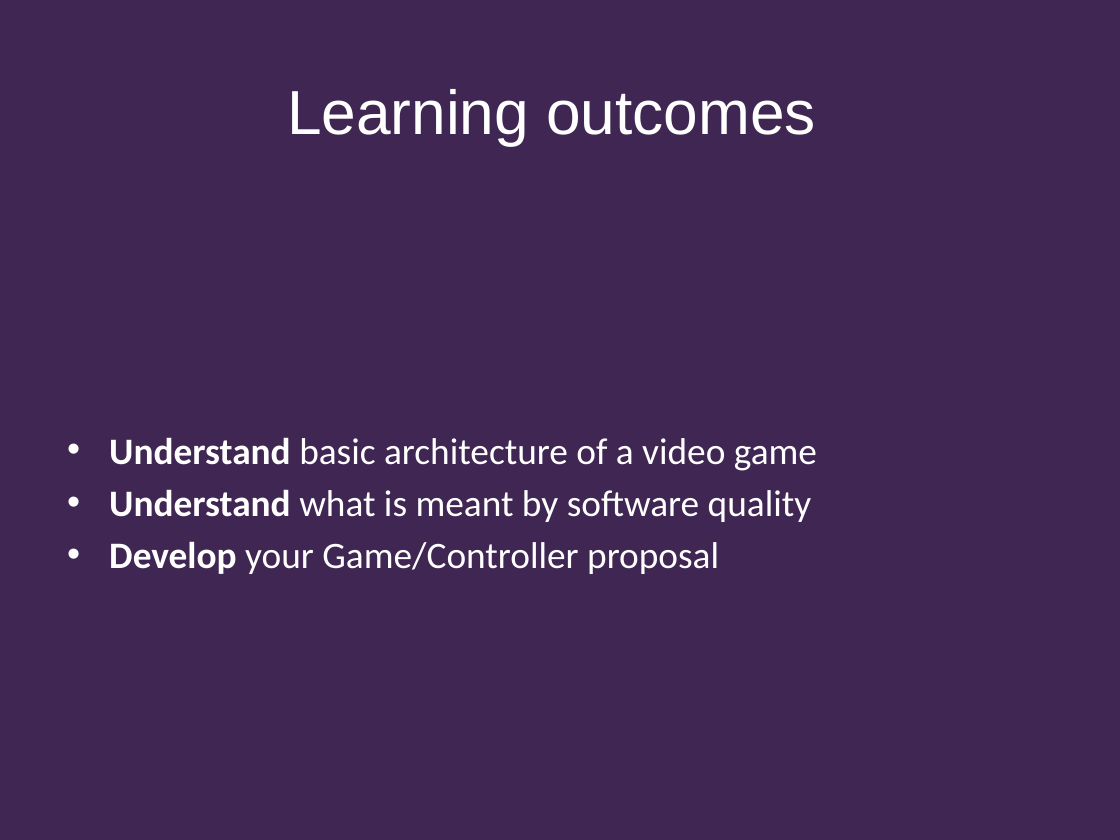
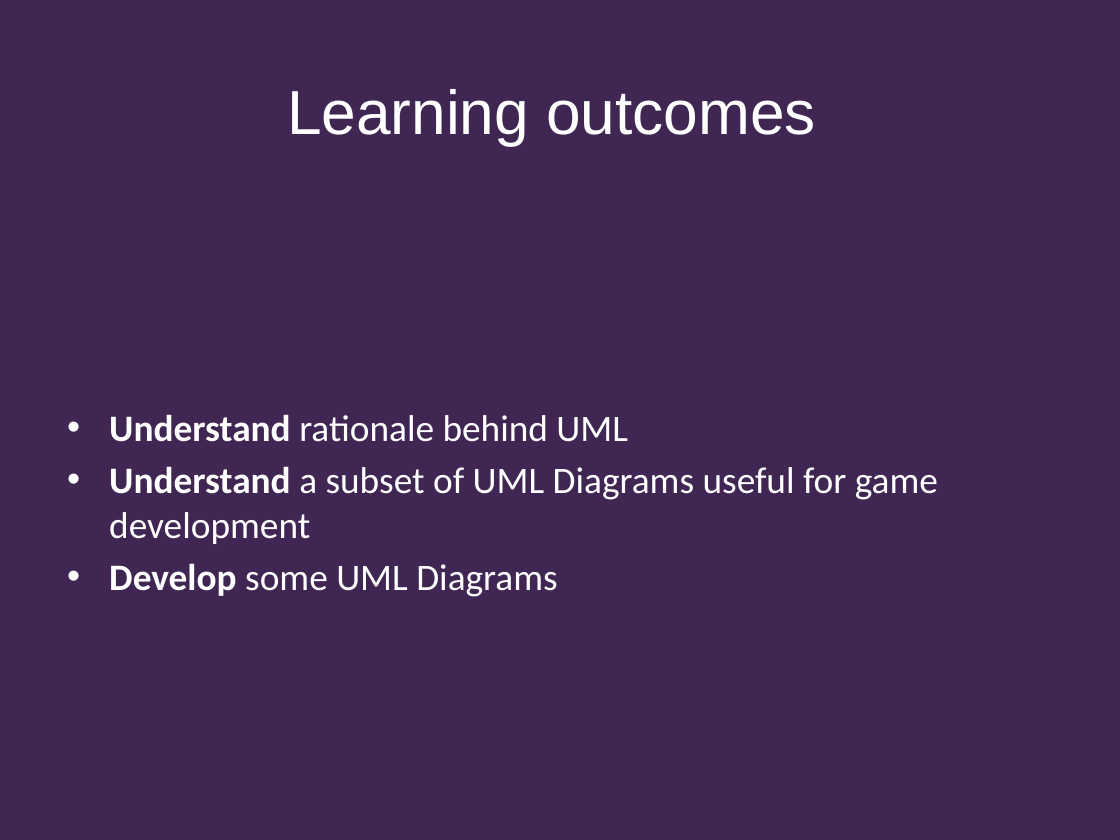
Before and after one commit to Falmouth-Games-Academy/bsc-course-materials, a slide deck: slide 3 of COMP140/04/2019-20-COMP140-04-lecture.pptx. Drawn at 1120x840 pixels with LibreOffice and Linux fonts; fonts in the diff are those of the drawing; background and template pictures are left out. Boxes give left, top, right and bottom in pixels: in the first picture for what was removed or moved away, otherwise in the second. Text is boxed around its words. In the diff, an @@ line names an element or a change of style, - is before the commit and + after.

```diff
--- a/COMP140/04/2019-20-COMP140-04-lecture.pptx
+++ b/COMP140/04/2019-20-COMP140-04-lecture.pptx
@@ text at (109, 414, 938, 597): text changed @@
-• Understand basic architecture of a video game
-• Understand what is meant by software quality
-• Develop your Game/Controller proposal
+• Understand rationale behind UML
+• Understand a subset of UML Diagrams useful for game development
+• Develop some UML Diagrams
```
Also in this commit, not shown: 3 other slides changed, 10 slides added, 10 slides removed, 2 other files.
